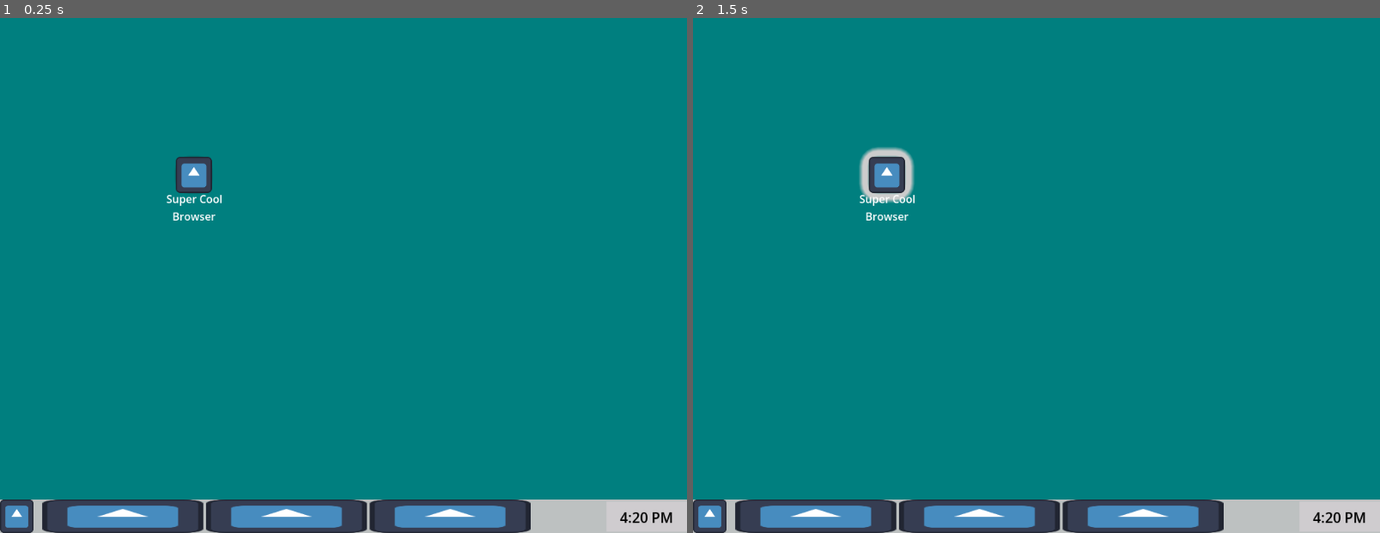
Above: before the commit, frames 1-2 (left to right).
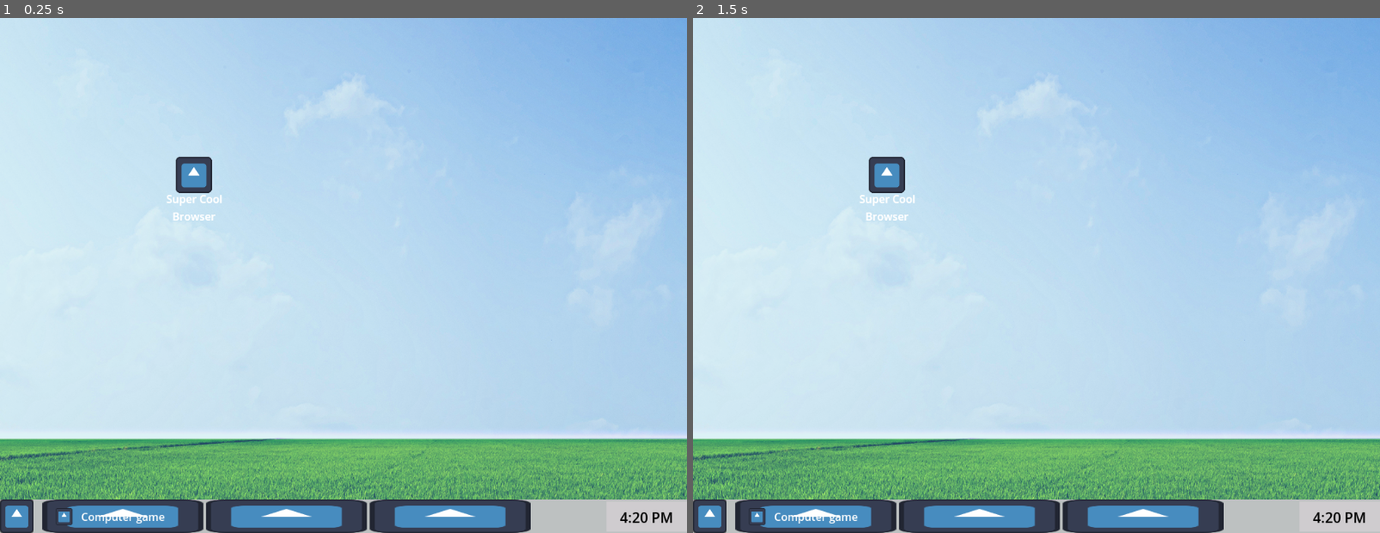
Above: after the commit, the same moments.

Repository: doneganmicah/PirateSoftwareGameJam2025-17
Game: Godot game, scene res://Scenes/DesktopScene.tscn
Two runs of this game, one before a commit and one after it. Both use one fixed random seed, a clock stepped at 60 frames per second and the inputs below. The project has no main scene, so this scene is started directly. The engine's default icon, where the game draws it, is replaced by a stand-in: a white triangle on a blue panel in a dark square.
Inputs (mouse positions are in pixels of both pictures, inside the frame that each line leads up to):
- Up to frame 1 (0.25 s): no input
- Up to frame 2 (1.5 s): click (885, 172) at 0.52 s; click (885, 172) at 1.27 s

The runs differ from the first frame. In frame 1, 93% of the frame differs, in the area x 0-100%, y 0-100%; in frame 2, 93%.

Commit message:
Additional Art & nodules

Diff:
--- a/Scenes/DesktopScene.tscn
+++ b/Scenes/DesktopScene.tscn
@@ -1,6 +1,7 @@
-[gd_scene load_steps=2 format=3 uid="uid://baf8krlj2t8r0"]
+[gd_scene load_steps=3 format=3 uid="uid://di3iuqjbkt7iq"]
 
 [ext_resource type="Texture2D" uid="uid://dxeimaaci1bim" path="res://icon.svg" id="1_2b2s2"]
+[ext_resource type="Texture2D" uid="uid://c1solvvlplhhd" path="res://Assets/computer_bg.png" id="2_sis75"]
 
 [node name="GUI" type="Control"]
 layout_mode = 3
@@ -23,6 +24,15 @@
 [node name="Desktop" type="Control" parent="VerticalScreenSpaceLayout"]
 custom_minimum_size = Vector2(1024, 710)
 layout_mode = 2
+
+[node name="TextureRect" type="TextureRect" parent="VerticalScreenSpaceLayout/Desktop"]
+layout_mode = 0
+offset_left = -165.0
+offset_top = -32.0
+offset_right = 1256.0
+offset_bottom = 767.0
+texture = ExtResource("2_sis75")
+expand_mode = 1
 
 [node name="TestApp" type="Control" parent="VerticalScreenSpaceLayout/Desktop"]
 anchors_preset = 0
@@ -53,6 +63,35 @@
 horizontal_alignment = 1
 autowrap_mode = 2
 
+[node name="TestApp2" type="Control" parent="VerticalScreenSpaceLayout/Desktop"]
+anchors_preset = 0
+offset_left = 289.0
+offset_top = 230.0
+offset_right = 329.0
+offset_bottom = 270.0
+
+[node name="Icon" type="Sprite2D" parent="VerticalScreenSpaceLayout/Desktop/TestApp2"]
+scale = Vector2(0.421115, 0.421115)
+texture = ExtResource("1_2b2s2")
+
+[node name="Button" type="Button" parent="VerticalScreenSpaceLayout/Desktop/TestApp2/Icon"]
+z_index = -1
+offset_left = -61.7409
+offset_top = -61.7409
+offset_right = -53.7409
+offset_bottom = -53.7409
+scale = Vector2(15.3569, 15.4778)
+
+[node name="Label" type="Label" parent="VerticalScreenSpaceLayout/Desktop/TestApp2"]
+layout_mode = 0
+offset_left = -49.0
+offset_top = 24.0
+offset_right = 51.0
+offset_bottom = 125.0
+text = "Super Cool Browser"
+horizontal_alignment = 1
+autowrap_mode = 2
+
 [node name="TaskBar" type="ColorRect" parent="VerticalScreenSpaceLayout"]
 custom_minimum_size = Vector2(1024, 50)
 layout_mode = 2
@@ -70,14 +109,13 @@
 
 [node name="Button" type="Button" parent="VerticalScreenSpaceLayout/TaskBar/TaskBarItems/StartButton"]
 layout_mode = 2
-offset_left = 13.0
-offset_right = 21.0
-offset_bottom = 50.0
-
-[node name="StartButton" type="TextureRect" parent="VerticalScreenSpaceLayout/TaskBar/TaskBarItems/StartButton"]
-layout_mode = 0
 offset_right = 50.0
 offset_bottom = 50.0
+
+[node name="StartButton" type="TextureRect" parent="VerticalScreenSpaceLayout/TaskBar/TaskBarItems/StartButton"]
+layout_mode = 0
+offset_right = 50.0
+offset_bottom = 50.0
 texture = ExtResource("1_2b2s2")
 expand_mode = 5
 
@@ -86,10 +124,39 @@
 alignment = 1
 
 [node name="Tab1" type="TextureRect" parent="VerticalScreenSpaceLayout/TaskBar/TaskBarItems/Tabs"]
-custom_minimum_size = Vector2(240, 0)
+custom_minimum_size = Vector2(240, 45)
 layout_mode = 2
 texture = ExtResource("1_2b2s2")
 expand_mode = 3
+
+[node name="Label" type="Label" parent="VerticalScreenSpaceLayout/TaskBar/TaskBarItems/Tabs/Tab1"]
+layout_mode = 1
+anchors_preset = 8
+anchor_left = 0.5
+anchor_top = 0.5
+anchor_right = 0.5
+anchor_bottom = 0.5
+offset_left = -62.5
+offset_top = -11.5
+offset_right = 62.5
+offset_bottom = 11.5
+grow_horizontal = 2
+grow_vertical = 2
+text = "Computer game"
+
+[node name="TextureRect" type="TextureRect" parent="VerticalScreenSpaceLayout/TaskBar/TaskBarItems/Tabs/Tab1"]
+custom_minimum_size = Vector2(25, 25)
+layout_mode = 1
+anchors_preset = 4
+anchor_top = 0.5
+anchor_bottom = 0.5
+offset_left = 20.0
+offset_top = -12.5
+offset_right = 45.0
+offset_bottom = 12.5
+grow_vertical = 2
+texture = ExtResource("1_2b2s2")
+expand_mode = 5
 
 [node name="Tab3" type="TextureRect" parent="VerticalScreenSpaceLayout/TaskBar/TaskBarItems/Tabs"]
 custom_minimum_size = Vector2(240, 0)
Binary file added: Assets/computer_bg.png
Not shown, added: Assets/computer_bg.png.import
